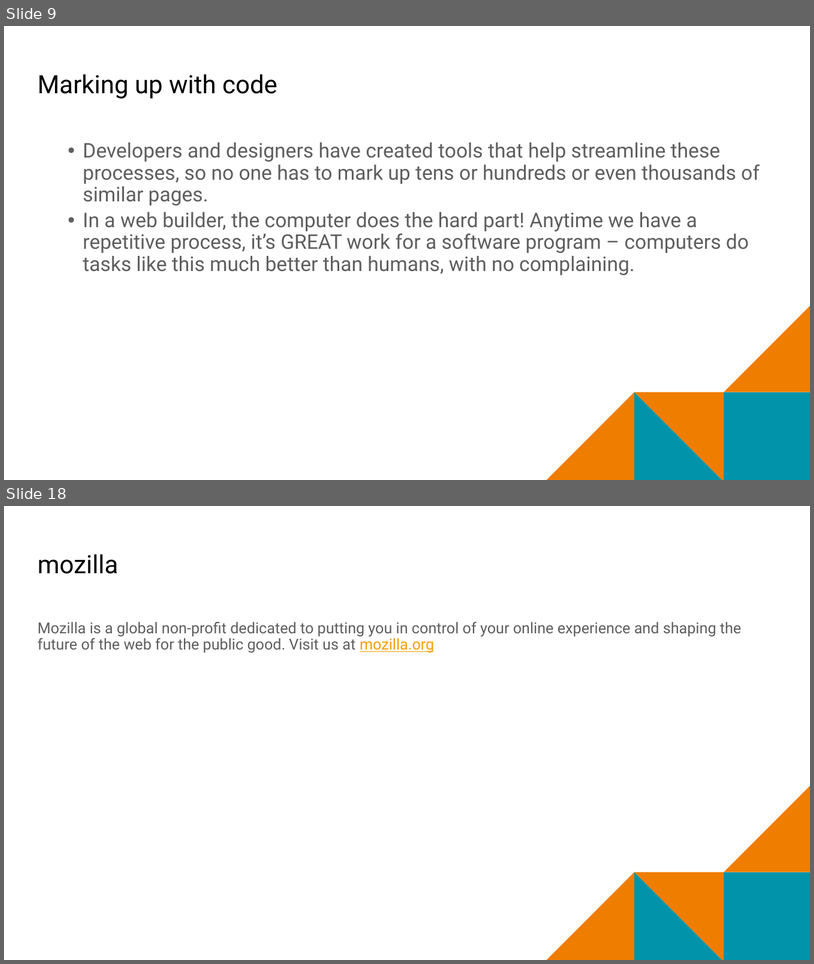
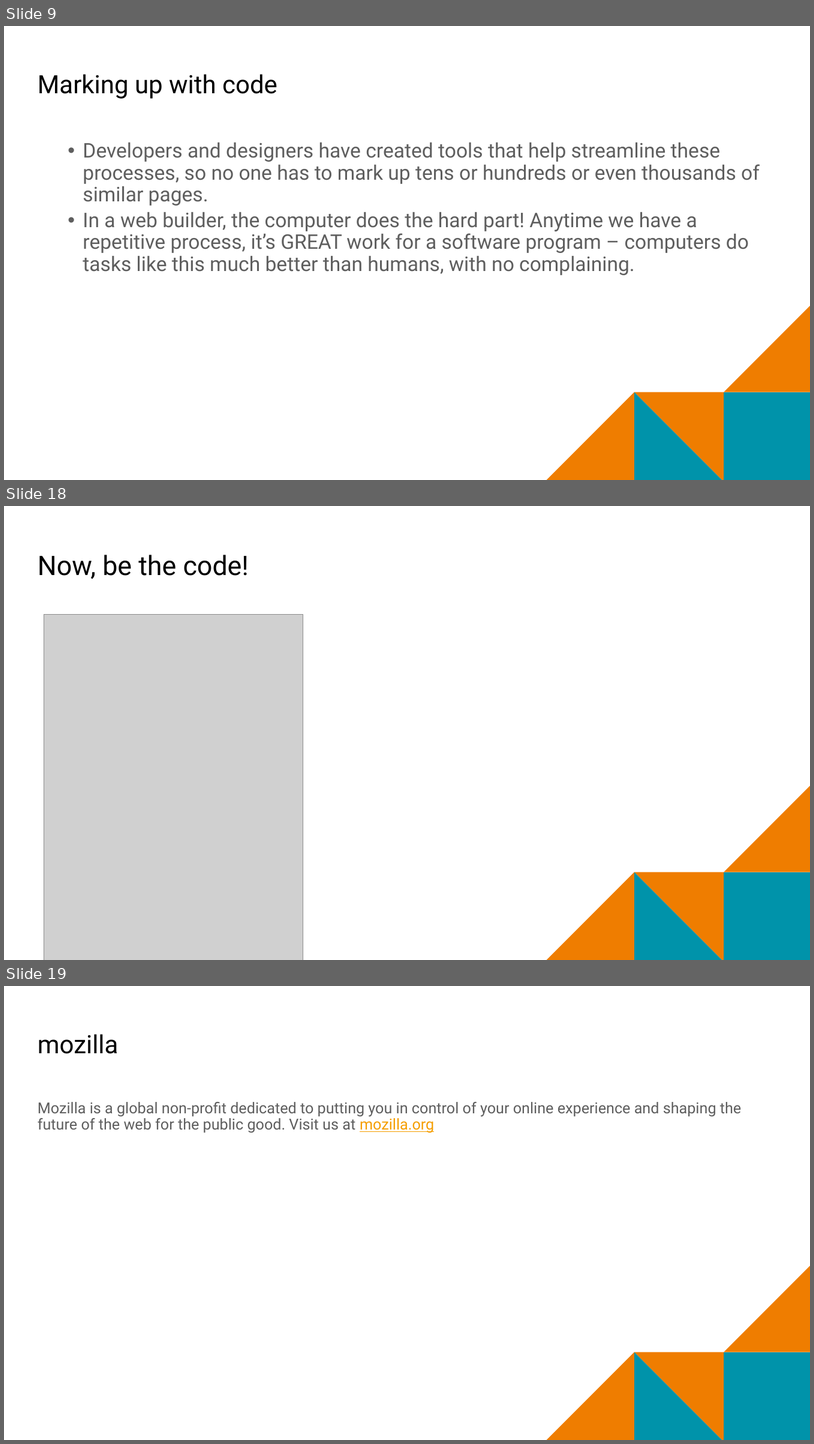
Before and after one commit to mr-eggleton/web-lit-core, a slide deck: final ppt/10-web-builders.pptx. Shown one above the other, each under a label of ours: slides 9 and 18 before the commit, slides 9, 18 and 19 after it; the slides between them are not shown. The pictures are 814x964 and 814x1444 pixels, drawn with LibreOffice and Linux fonts; fonts in the diff are those of the drawing; grey boxes stand for pictures; background and template pictures are left out. Boxes give left, top, right and bottom in pixels: in the first picture for what was removed or moved away, otherwise in the second. Text is boxed around its words. In the diff, an @@ line names an element or a change of style, - is before the commit and + after.

```diff
--- a/final ppt/10-web-builders.pptx
+++ b/final ppt/10-web-builders.pptx
@@ slide 18 added at (x1=4, y1=506, x2=810, y2=960), background #FFFFFF; not listed: 5 template elements that a slide beside it also shows @@
@@ title added at (x1=38, y1=555, x2=249, y2=579), 32 pt, text #000000 @@
+Now, be the code!
@@ picture added at (x1=44, y1=614, x2=303, y2=960) @@
@@ what was slide 18 is now slide 19 @@
```
Also in this commit, not shown: 7 slides changed, 1 other slide added, 1 slide removed, 17 other files.
